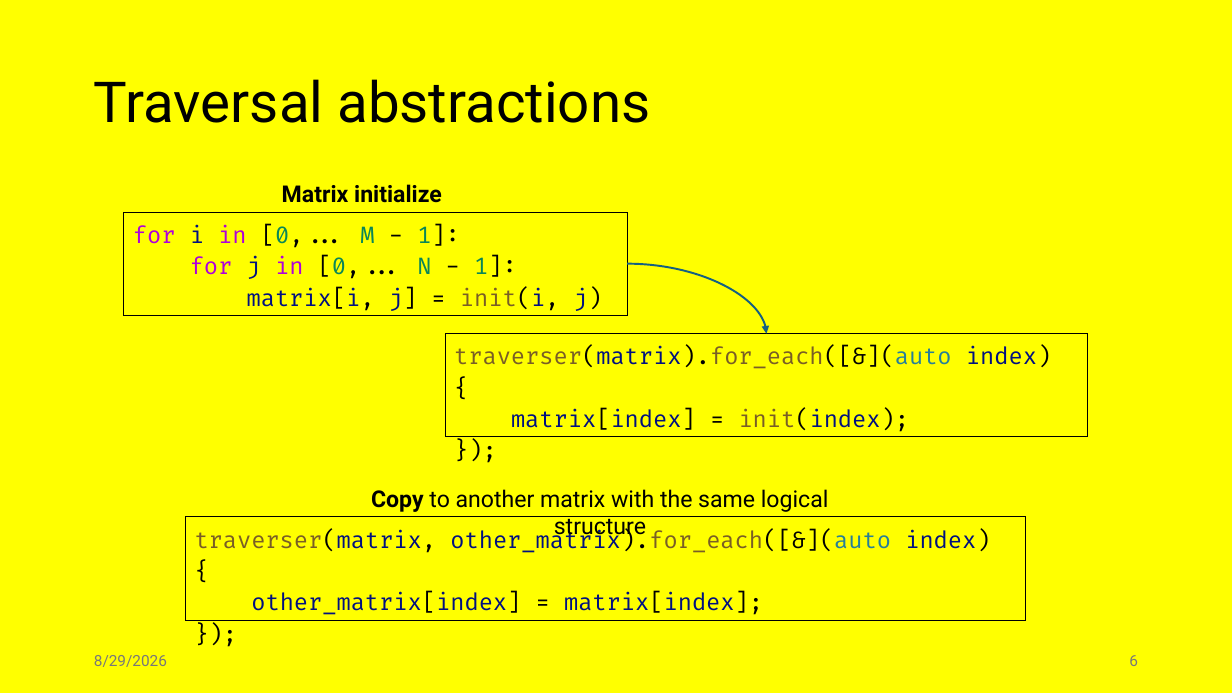
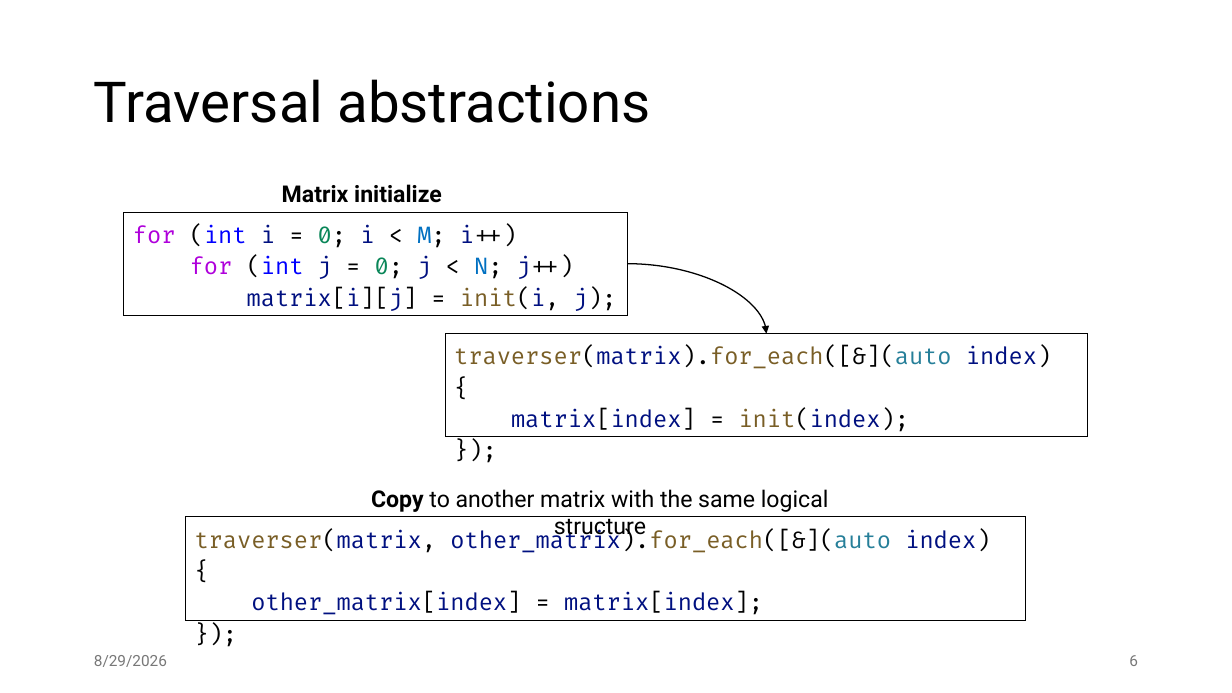
Before and after one commit to jiriklepl/phd-thesis, a slide deck: slide 6 of slides/Optimizing Memory Layouts and Traversal Orders in High-Performance Computing.pptx. Drawn at 1232x693 pixels with LibreOffice and Linux fonts; fonts in the diff are those of the drawing. Boxes give left, top, right and bottom in pixels: in the first picture for what was removed or moved away, otherwise in the second. Text is boxed around its words. In the diff, an @@ line names an element or a change of style, - is before the commit and + after.

```diff
--- a/slides/Optimizing Memory Layouts and Traversal Orders in High-Performance Computing.pptx
+++ b/slides/Optimizing Memory Layouts and Traversal Orders in High-Performance Computing.pptx
@@ background #FFFF00 to #FFFFFF @@
@@ text in rectangle at box(133, 224, 617, 311): text changed @@
-for i in [0,... M - 1]:
-for j in [0,... N - 1]:
-matrix[i, j] = init(i, j)
+for (int i = 0; i < M; i++)
+for (int j = 0; j < N; j++)
+matrix[i][j] = init(i, j);
@@ curved arrow (628, 263) - (766, 334): stroke #156082 1.5 pt to #000000 1 pt @@
```
Also in this commit, not shown: 9 other slides changed, 2 other files.
